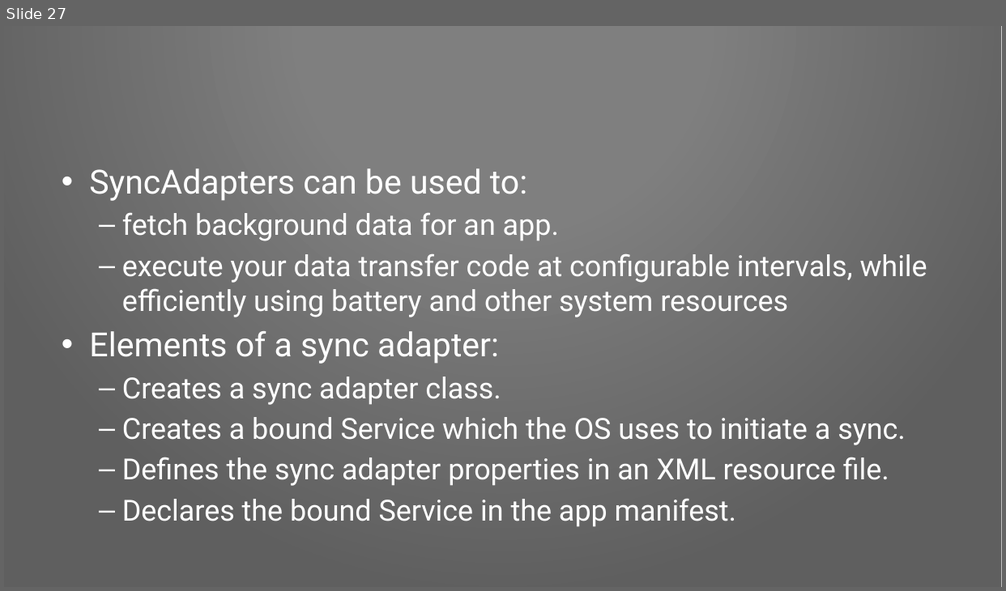
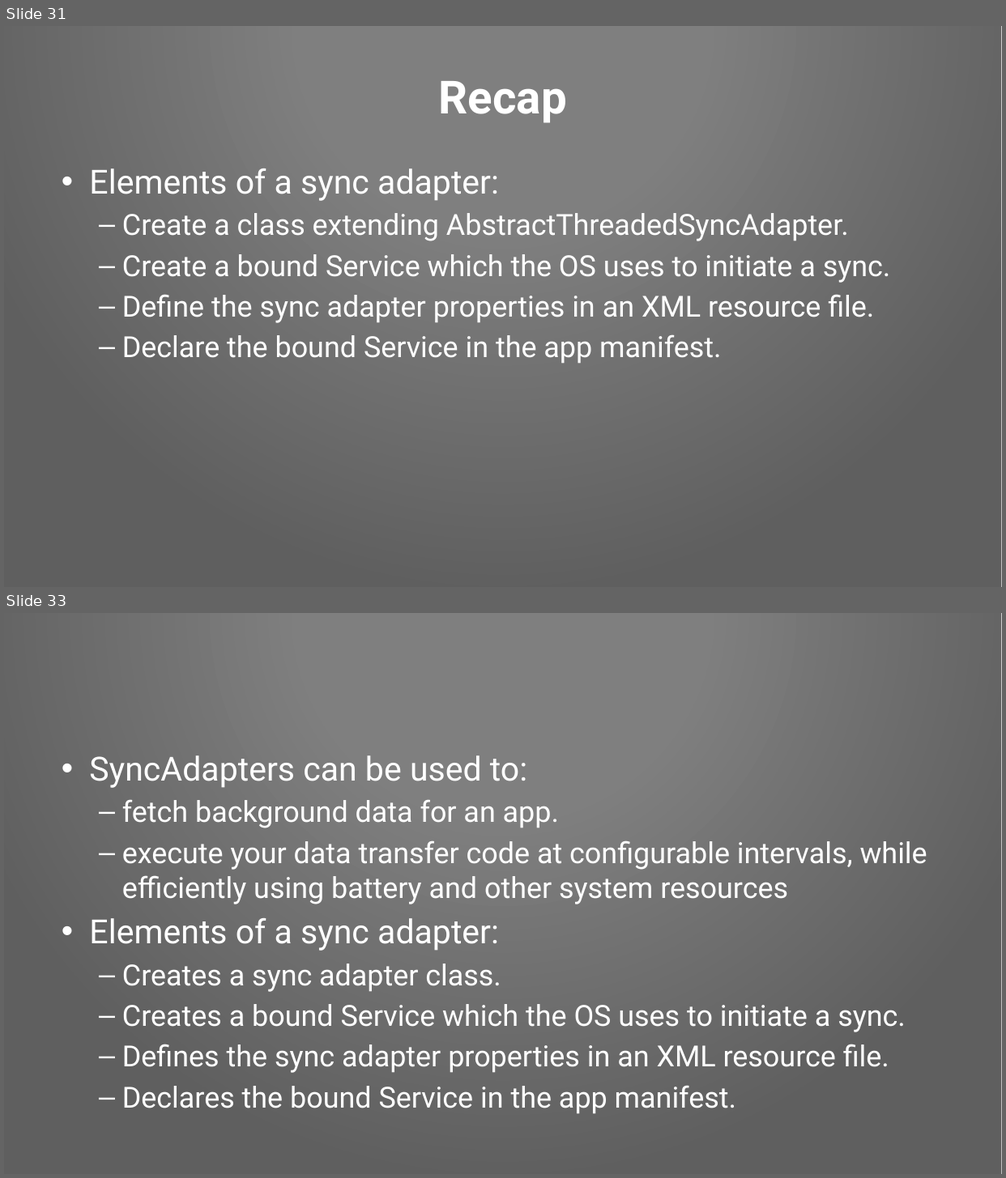
Before and after one commit to Pixplicity/sync-demo, a slide deck: I've been doing some syncing.pptx. Shown one above the other, each under a label of ours: slide 27 before the commit, slides 31 and 33 after it; the slides between them are not shown. The pictures are 1006x591 and 1006x1178 pixels, drawn with LibreOffice and Linux fonts; fonts in the diff are those of the drawing; background and template pictures are left out. Boxes give left, top, right and bottom in pixels: in the first picture for what was removed or moved away, otherwise in the second. Text is boxed around its words. In the diff, an @@ line names an element or a change of style, - is before the commit and + after.

Commit message:
added section on SyncAdapter and account type & name

```diff
--- a/I've been doing some syncing.pptx
+++ b/I've been doing some syncing.pptx
@@ slide 31 added at (x1=4, y1=26, x2=1002, y2=587), background picture (left out); not listed: 1 template element that a slide beside it also shows @@
@@ title added at (x1=439, y1=81, x2=567, y2=123), 44 pt, text #FFFFFF, bold @@
+Recap
@@ text added at (x1=89, y1=169, x2=891, y2=363), 28 pt, text #FFFFFF @@
+• Elements of a sync adapter:
+  – Create a class extending AbstractThreadedSyncAdapter.
+  – Create a bound Service which the OS uses to initiate a sync.
+  – Define the sync adapter properties in an XML resource file.
+  – Declare the bound Service in the app manifest.
@@ what was slide 27 is now slide 33 @@
```
Also in this commit, not shown: 7 slides changed, 5 other slides added.
